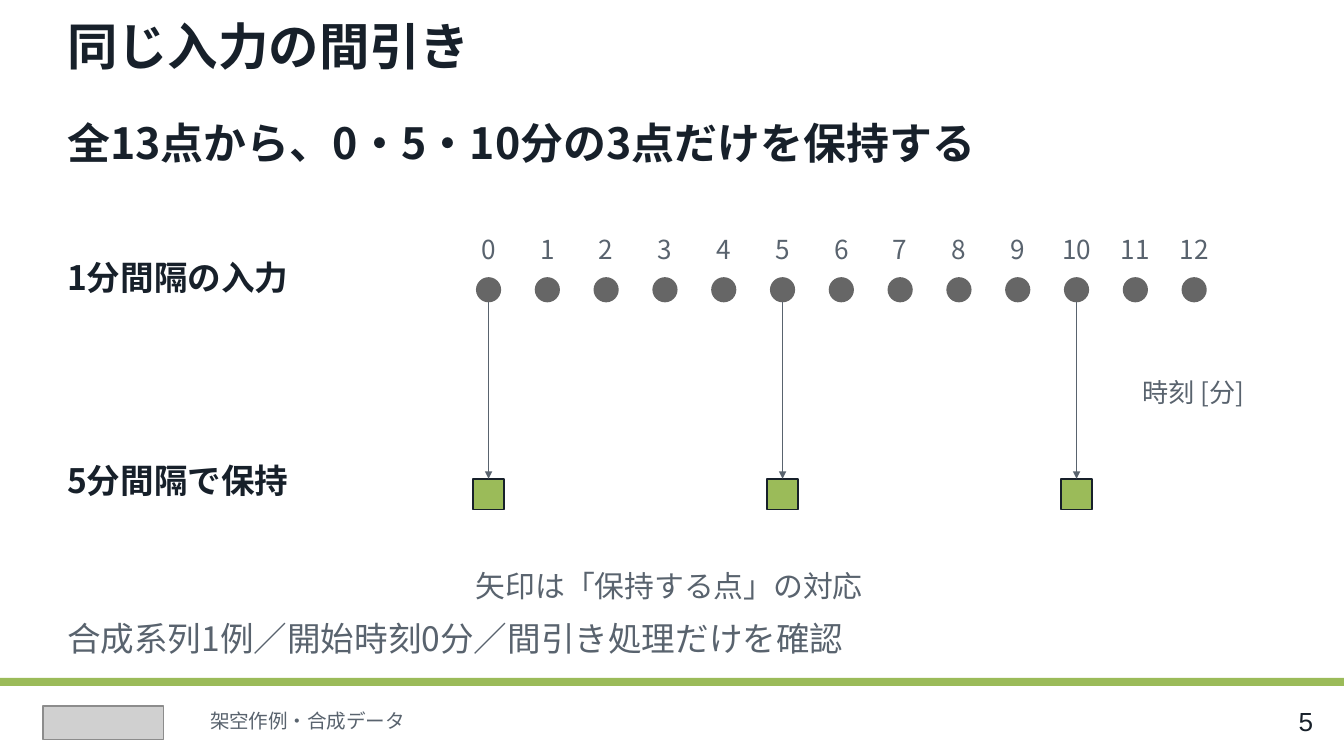
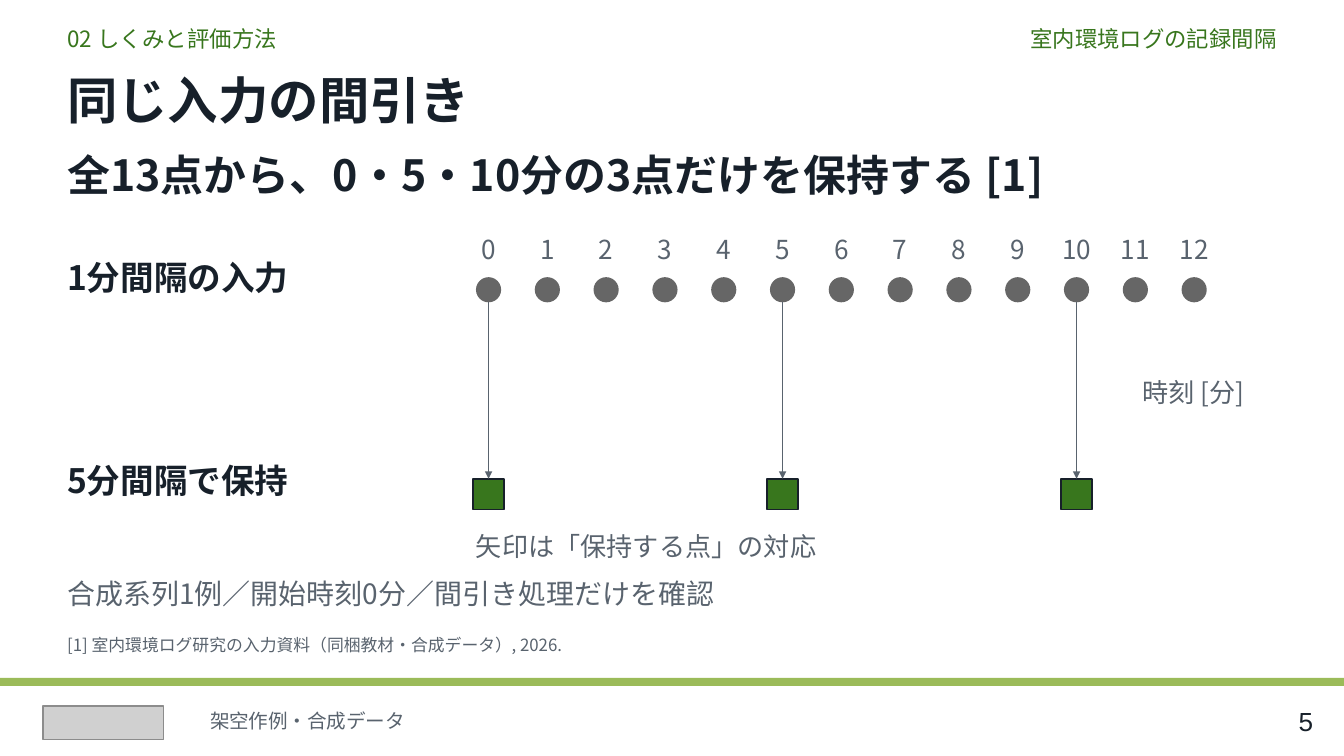
Before and after one commit to cpslab/skill-create-slides, a slide deck: slide 5 of assets/visual-reference/cps-layout-reference.pptx. Drawn at 1344x756 pixels with LibreOffice and Linux fonts; fonts in the diff are those of the drawing; grey boxes stand for pictures. Boxes give left, top, right and bottom in pixels: in the first picture for what was removed or moved away, otherwise in the second. Text is boxed around its words. In the diff, an @@ line names an element or a change of style, - is before the commit and + after.

```diff
--- a/assets/visual-reference/cps-layout-reference.pptx
+++ b/assets/visual-reference/cps-layout-reference.pptx
@@ text added at [67, 28, 277, 49], 12 pt, text #38761D @@
+02 しくみと評価方法
@@ text added at [1030, 28, 1276, 49], 12 pt, text #38761D @@
+室内環境ログの記録間隔
@@ text "同じ入力の間引き": place and size @@
-text "同じ入力の間引き" at [67, 22, 470, 70]
+text "同じ入力の間引き" at [67, 76, 470, 124]
@@ text at [67, 154, 1044, 199]: text changed @@
-全13点から、0・5・10分の3点だけを保持する
+全13点から、0・5・10分の3点だけを保持する [1]
@@ fill #9BBB59 to #38761D in 3 elements at [473, 478, 504, 509], [767, 478, 798, 509], [1062, 478, 1093, 509] @@
@@ text "矢印は「保持する点」の対応": place and size @@
-text "矢印は「保持する点」の対応" at [476, 572, 863, 600]
+text "矢印は「保持する点」の対応" at [476, 534, 816, 559]
@@ text "矢印は「保持する点」の対応" at [476, 534, 816, 559]: size 16 to 14 pt @@
@@ text "合成系列1例／開始時刻0分／間引き処理だけを確認": place and size @@
-text "合成系列1例／開始時刻0分／間引き処理だけを確認" at [67, 622, 843, 654]
+text "合成系列1例／開始時刻0分／間引き処理だけを確認" at [67, 580, 714, 607]
@@ text "合成系列1例／開始時刻0分／間引き処理だけを確認" at [67, 580, 714, 607]: size 18 to 15 pt @@
@@ text added at [67, 637, 562, 654], 9 pt, text #59636E @@
+[1] 室内環境ログ研究の入力資料（同梱教材・合成データ）, 2026.
```
Also in this commit, not shown: 6 other slides changed, 1 slide added, 26 other files.
